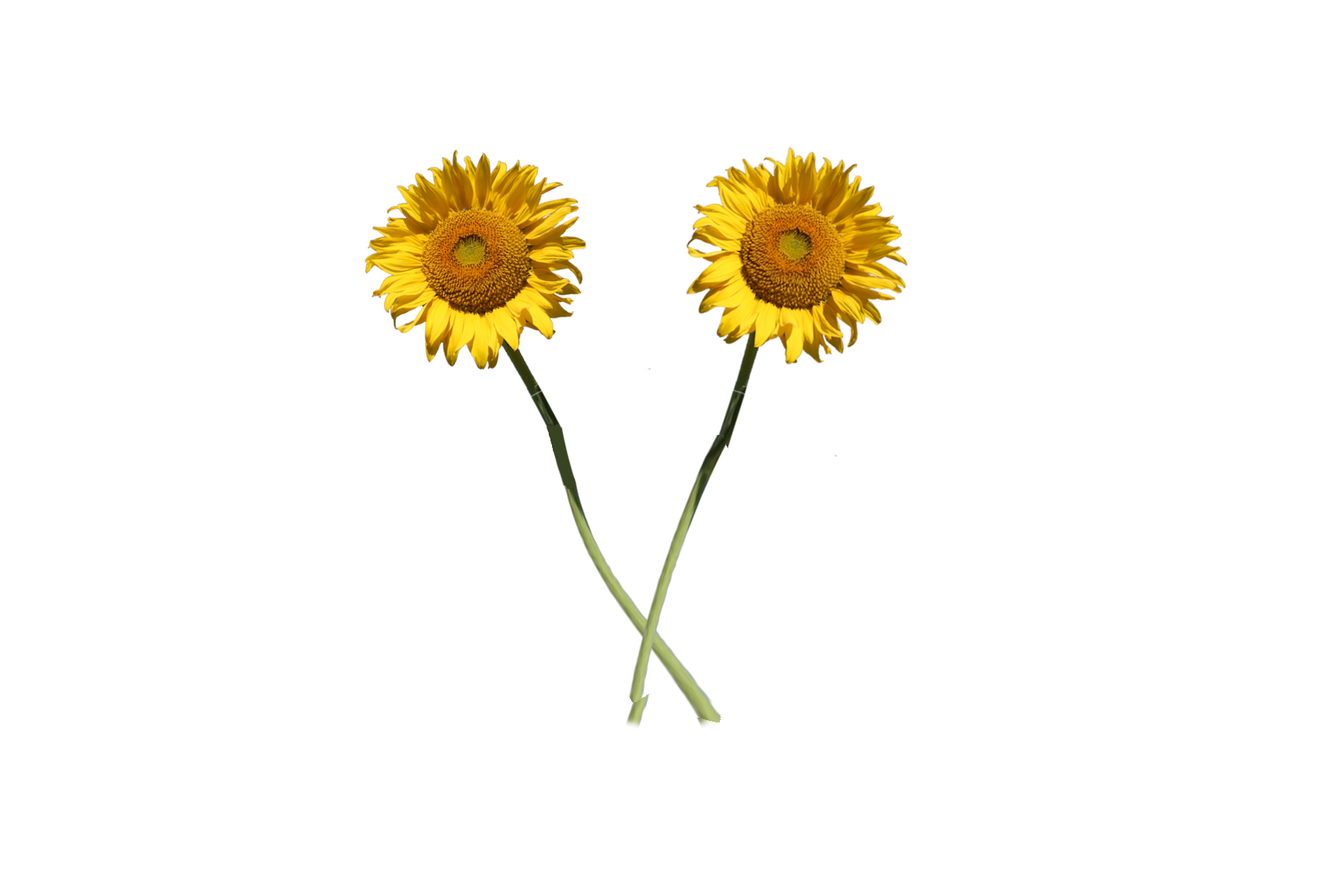
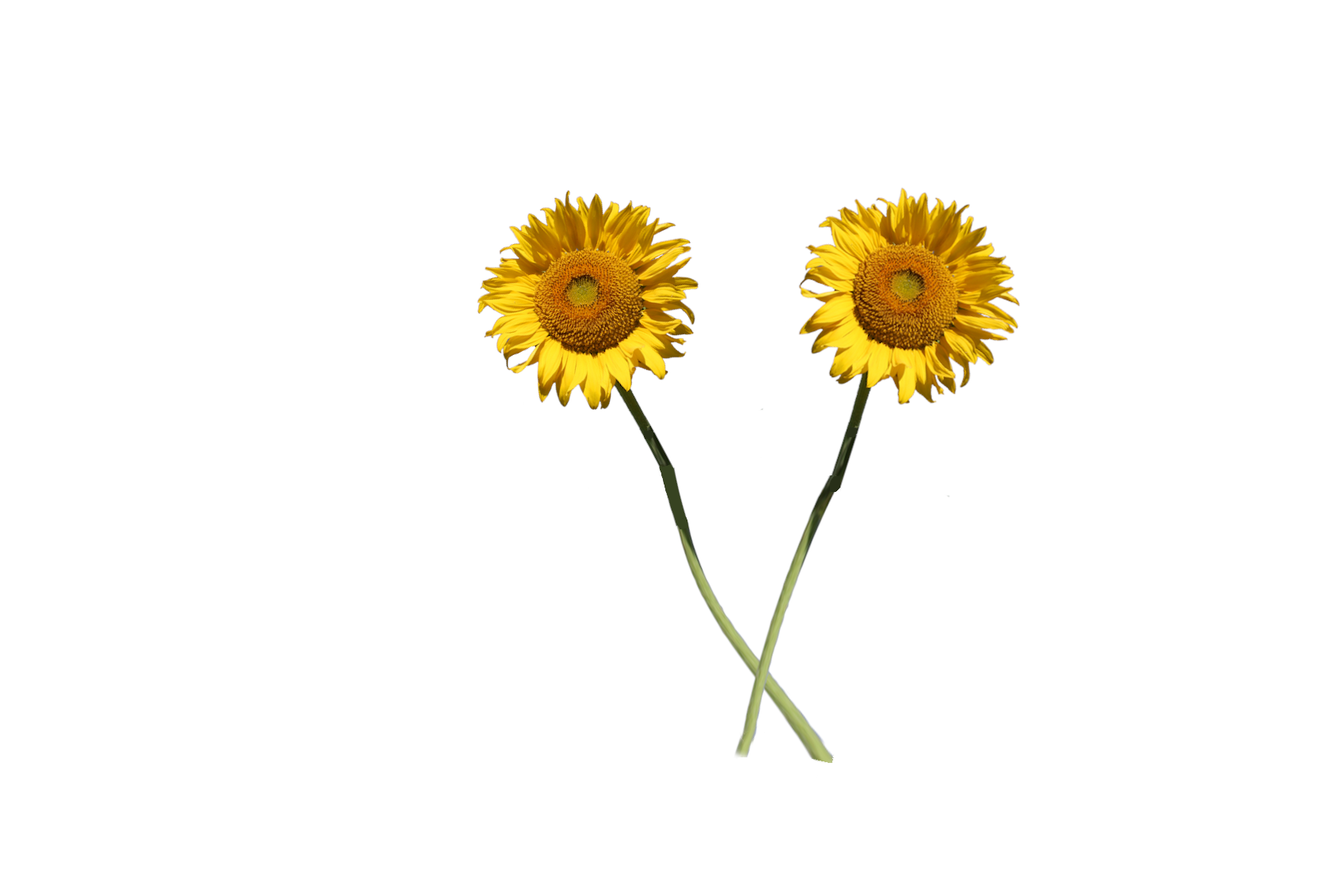
Layer changes from the first 1344 x 896 image to the second:
removed layer "Sloniecznik-wycięty.psd" over box(364, 146, 908, 738)
painted on "chmury" over box(476, 186, 1020, 765)
